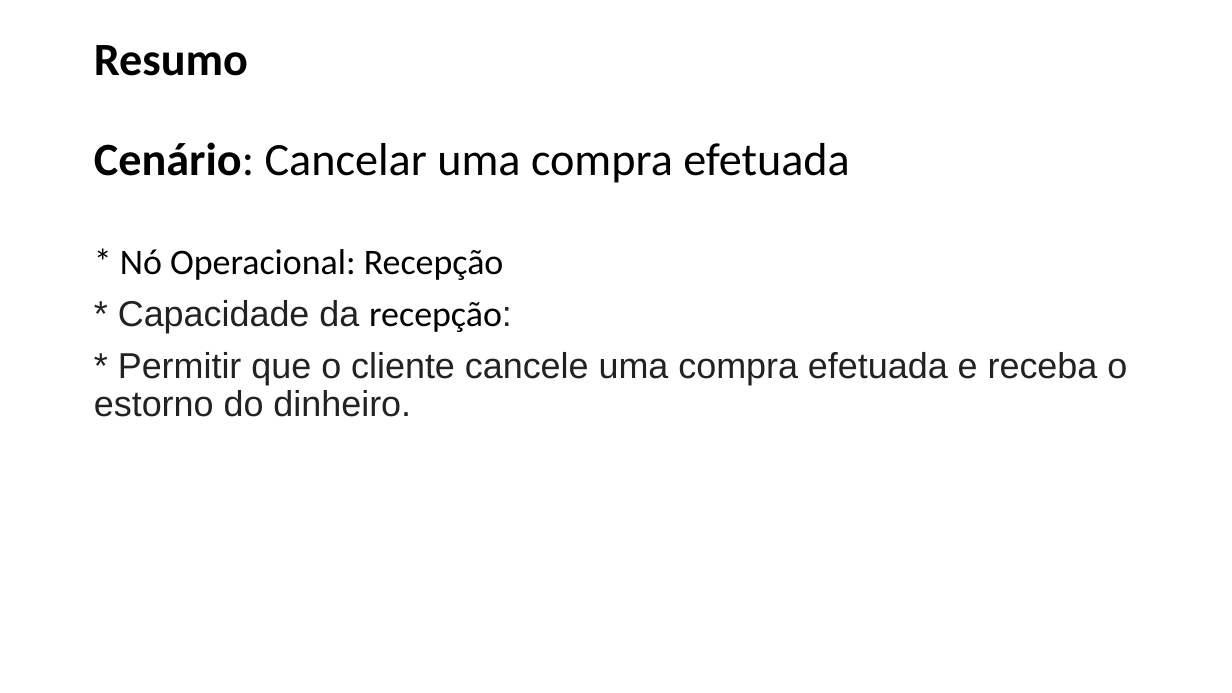
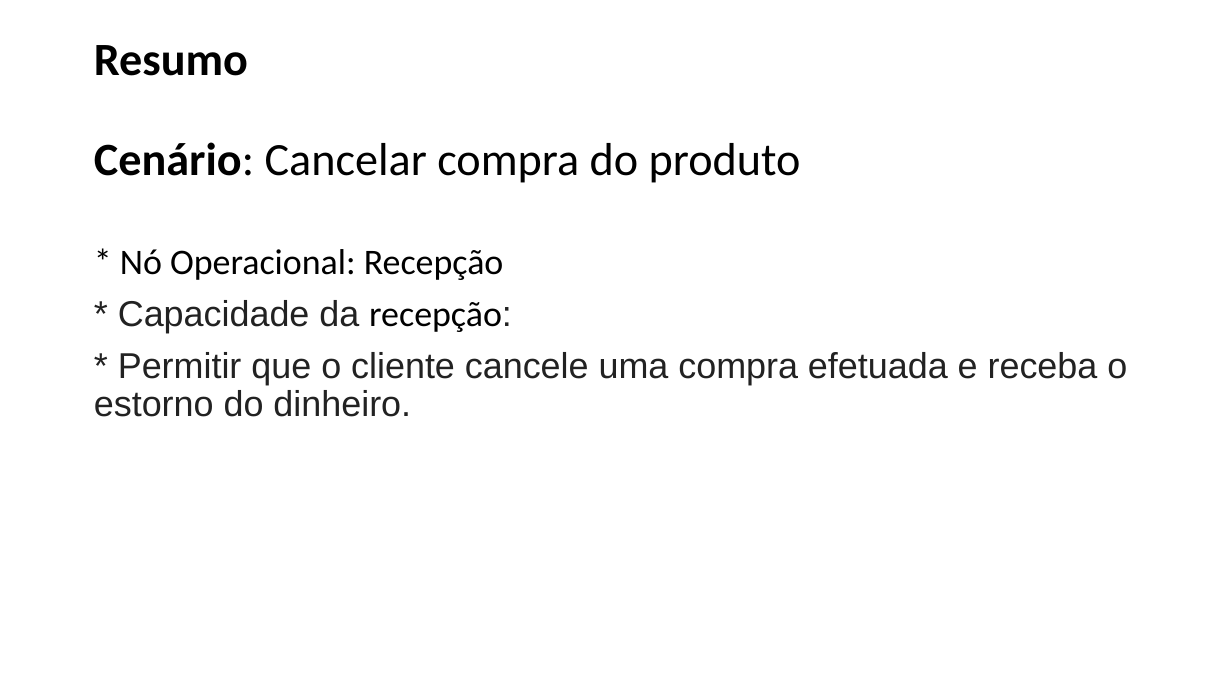
Before and after one commit to brendonimpacta/OPE_RequestSolved, a slide deck: slide 6 of 15. Arquitetura de Negócio para cada Cenário.pptx. Drawn at 1232x693 pixels with LibreOffice and Linux fonts; fonts in the diff are those of the drawing. Boxes give left, top, right and bottom in pixels: in the first picture for what was removed or moved away, otherwise in the second. Text is boxed around its words. In the diff, an @@ line names an element or a change of style, - is before the commit and + after.

```diff
--- a/15. Arquitetura de Negócio para cada Cenário.pptx
+++ b/15. Arquitetura de Negócio para cada Cenário.pptx
@@ title at (x1=94, y1=45, x2=801, y2=183): text changed @@
-Resumo
-Cenário: Cancelar uma compra efetuada
+Resumo
+Cenário: Cancelar compra do produto
```
Also in this commit, not shown: 6 other slides changed.
